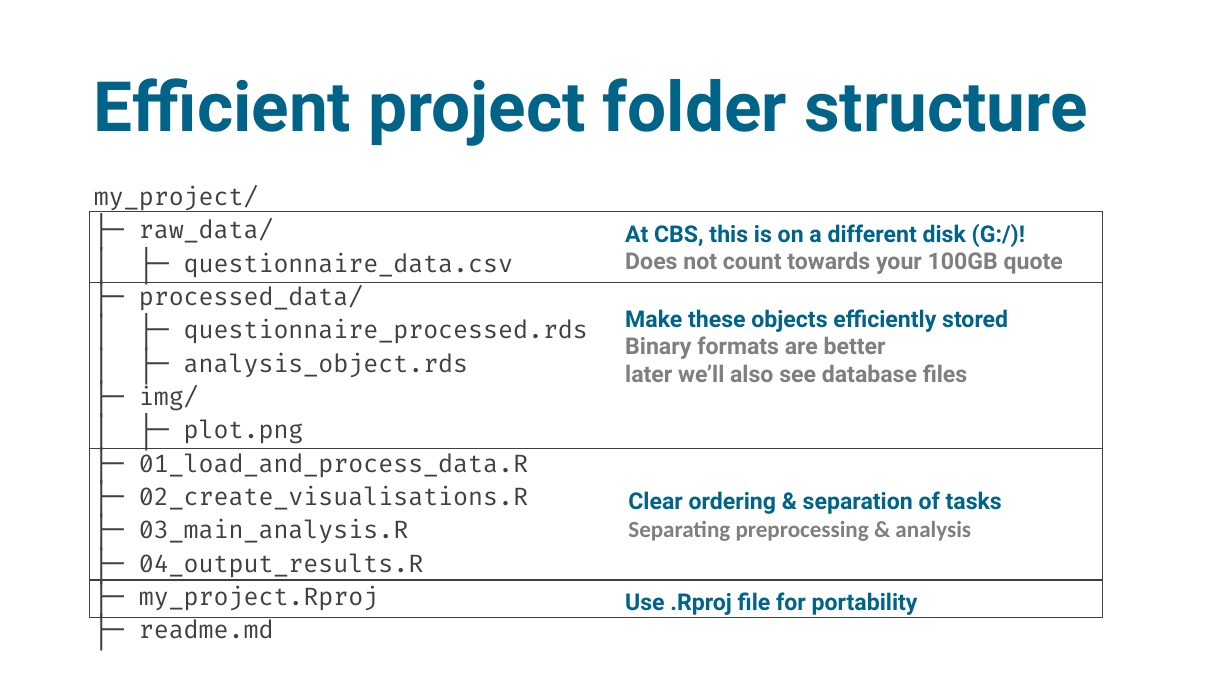
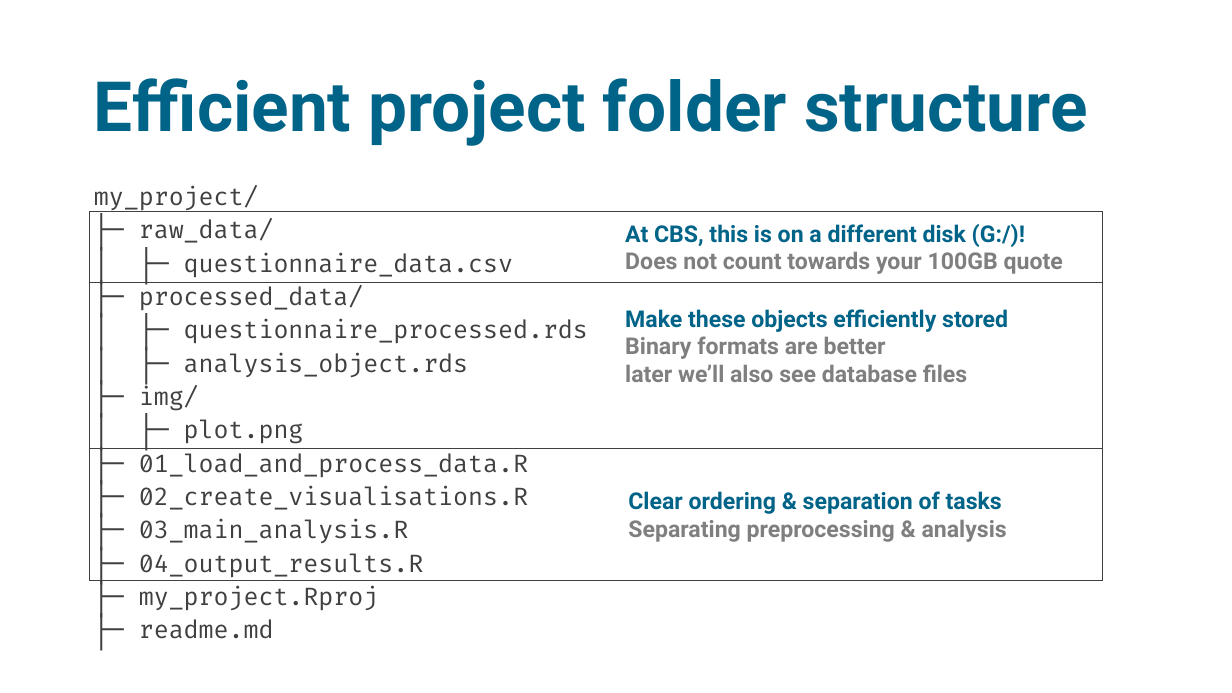
Before and after one commit to sodascience/workshop_efficient_microdata, a slide deck: slide 15 of efficient_microdata.pptx (slide 16 before the commit). Drawn at 1232x693 pixels with LibreOffice and Linux fonts; fonts in the diff are those of the drawing. Boxes give left, top, right and bottom in pixels: in the first picture for what was removed or moved away, otherwise in the second. Text is boxed around its words. In the diff, an @@ line names an element or a change of style, - is before the commit and + after.

```diff
--- a/efficient_microdata.pptx
+++ b/efficient_microdata.pptx
@@ text at <box>628,519,1007,542</box>: font Calibri to Roboto in "Separating preprocessing & analysis" @@
@@ rectangle removed at <box>90,580,1104,617</box> @@
@@ text removed at <box>625,592,918,615</box> @@
-Use .Rproj file for portability
```
Also in this commit, not shown: 10 other slides changed, 8 slides added, 10 slides removed, 4 other files.
